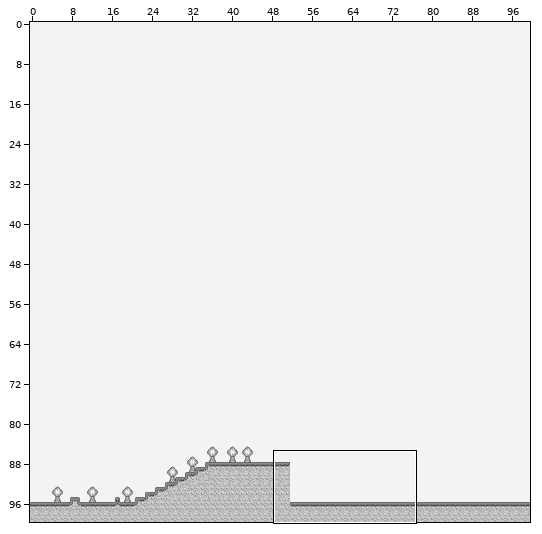
Two versions of a level (Tiled map, assets/level1.tmx). The first picture is a wide view before the edit; the outline marks the close-up.
Close-up. Earlier state:
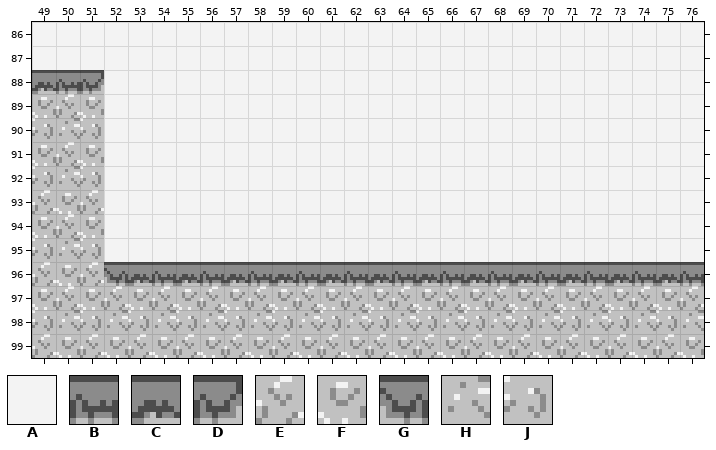
Cells are 8x8 px. Shown: x 49..76, y 86..99. The commit also changed other parts of the map, which this record leaves out.
Key: from "gbjam3-game-tile-atlas-1": A 0, B 4, C 5, D 9, E 36, F 37, G 39, H 68, J 69.
_ is an empty cell.
Layers that did not change in this view are not listed.
Layer "Collision" before, first column x 49:
 86 AAAAAAAAAAAAAAAAAAAAAAAAAAAA
 87 AAAAAAAAAAAAAAAAAAAAAAAAAAAA
 88 CBDAAAAAAAAAAAAAAAAAAAAAAAAA
 89 FEFAAAAAAAAAAAAAAAAAAAAAAAAA
 90 JHJAAAAAAAAAAAAAAAAAAAAAAAAA
 91 FEFAAAAAAAAAAAAAAAAAAAAAAAAA
 92 JHJAAAAAAAAAAAAAAAAAAAAAAAAA
 93 EFEAAAAAAAAAAAAAAAAAAAAAAAAA
 94 FEFAAAAAAAAAAAAAAAAAAAAAAAAA
 95 JHJAAAAAAAAAAAAAAAAAAAAAAAAA
 96 EFEGCBCBCBCBCBCBCBCBCBCBCBCB
 97 FEFEFEFEFEFEFEFEFEFEFEFEFEFE
 98 JHJHJHJHJHJHJHJHJHJHJHJHJHJH
 99 EFEFEFEFEFEFEFEFEFEFEFEFEFEF
The result:
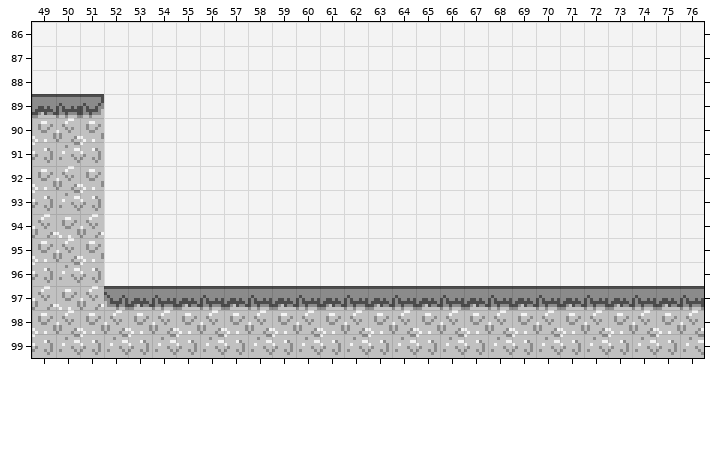
From old to new:
Changed rows in their new state; . is an unchanged cell.
Layer "Collision":
first column x 49:
 88 AAA.........................
 89 CBD.........................
 90 FEF.........................
 91 JHJ.........................
 92 FEF.........................
 93 JHJ.........................
 94 EFE.........................
 95 FEF.........................
 96 JHJAAAAAAAAAAAAAAAAAAAAAAAAA
 97 EFEGCBCBCBCBCBCBCBCBCBCBCBCB
 98 FEFEFEFEFEFEFEFEFEFEFEFEFEFE
 99 JHJHJHJHJHJHJHJHJHJHJHJHJHJH
Boxes around the changes in both close-ups, in picture pixels (x1, y1, x2, y2):
changed: (32, 70, 704, 358)
